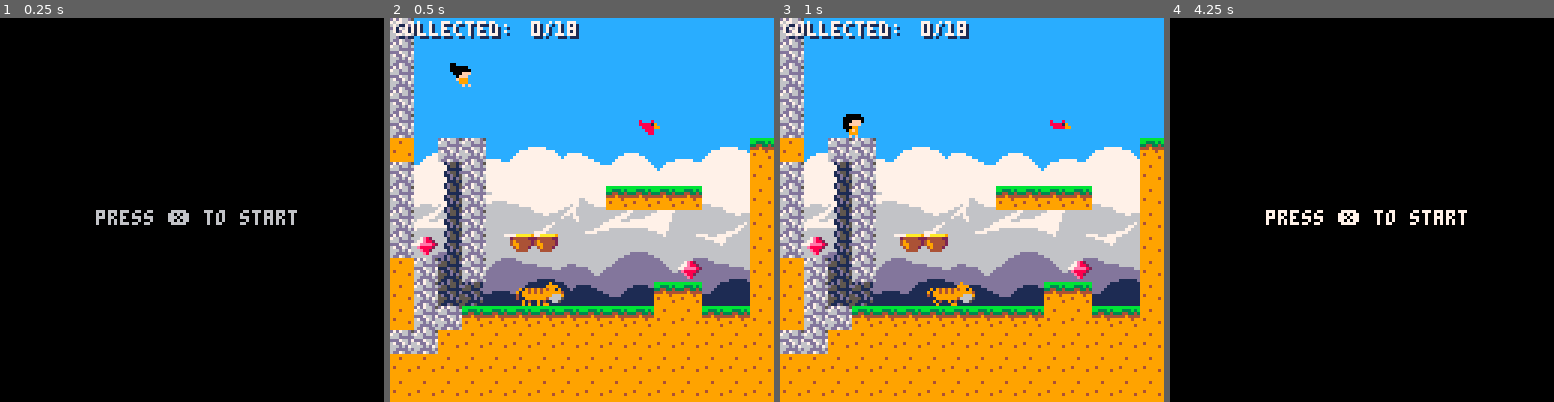
Above: before the commit, frames 1-4 (left to right).
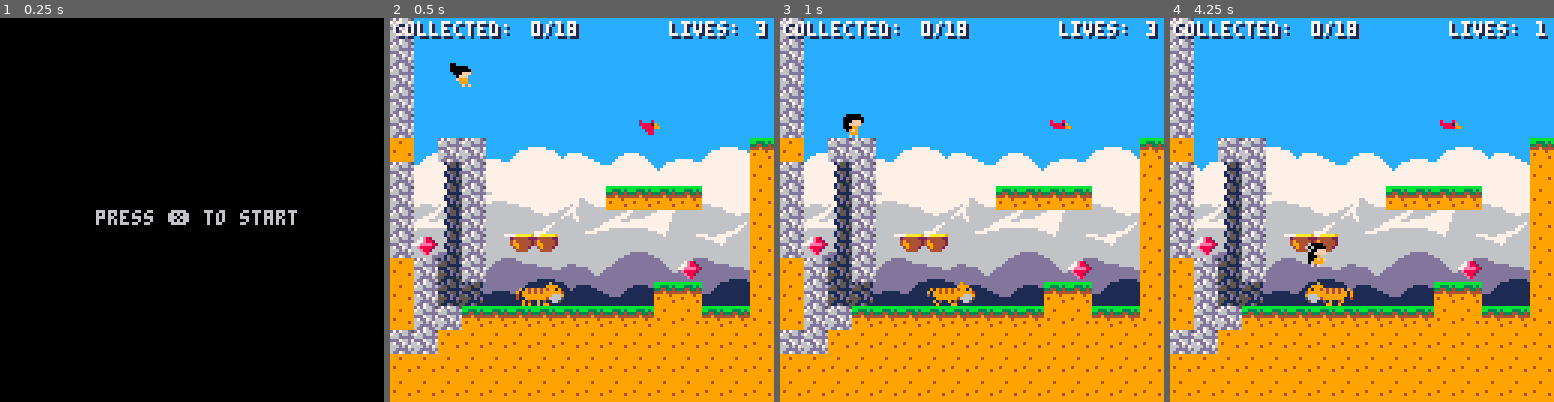
Above: after the commit, the same moments.

Repository: xeelee/pico-platformer
Game: PICO-8 cartridge game.p8
Two runs of this game, one before a commit and one after it. Both use one fixed random seed, a clock stepped at 60 frames per second and the inputs below.
Inputs:
- Up to frame 1 (0.25 s): no input
- Up to frame 2 (0.5 s): tap X (X key) at 0.33 s
- Up to frame 3 (1 s): tap O (Z key) at 0.7 s
- Up to frame 4 (4.25 s): tap X (X key) at 1.07, 1.85, 2.97, 4.08 s; hold Right 1.6-2.1 s; tap O (Z key) every 0.4 s from 1.7 to 4.1 s; hold Up 2.15-2.42 s; hold Right 2.47-3.03 s; hold Left 3.08-3.58 s; hold Down 3.63-3.97 s; hold Right from 4.02 s (still down)

Frame 1 is identical in both runs. In frame 2, 0.6% of the frame differs, in the area x 72-99%, y 0-6%; in frame 3, 0.6%; in frame 4, 100%, in the area x 0-100%, y 0-100%.

Commit message:
Add lives counter functionality to the game

Diff:
--- a/game.p8
+++ b/game.p8
@@ -82,6 +82,37 @@
 	}
 end
 
+function new_lives(player_actor, count, tile_id, anim_length, anim_interval, immune_time)
+	local actor=new_actor(tile_id, player_actor.pos)
+	local anim=new_anim(actor, anim_length, anim_interval)
+	local immune=false
+	local timer=new_timer(immune_time, function(t)
+		immune=false
+		t:reset()
+	end)
+	return {
+		count=count,
+		can_be_hit=function()
+			return not immune
+		end,
+		hit=function(self)
+			self.count-=1
+			immune=true
+		end,
+		update=function(self)
+			if immune then
+				timer:step()
+				anim:step()
+			end
+		end,
+		draw=function(self, view)
+			if immune then
+				actor:draw(view:get_offset())
+			end
+		end
+	}
+end
+
 menu={
 	update=function(self)
 		if btnp(❎) then
@@ -98,10 +129,11 @@
 			local walk=new_anim(player_actor, 6, 4)
 			local fall=new_anim(player_actor, 2, 0.5, 32)
 			local jump=new_anim(player_actor, 2, 0.5, 48)
+			local lives=new_lives(player_actor, 3, 22, 4, 10, 60)
 			game=new_game(
 				new_player(
 					player_movement,
-					function() -- animate
+					function() -- on_update
 						if not player_actor.grounded then
 							if player_actor.falling then
 								fall:step()
@@ -114,8 +146,12 @@
 							walk:reset()
 							walk:step()
 						end
+						lives:update()
 					end,
 					function(obj_data) -- on_collide_obj
+						if not lives:can_be_hit() then
+							return
+						end
 						if obj_data.collectible then
 							sfx(2)
 							obj_data:destroy()
@@ -125,7 +161,19 @@
 							end
 						else
 							sfx(0)
-							stage=game_over()
+							if obj_data.dangerous or lives.count<=1 then
+								lives.count=0
+								stage=game_over()
+							else
+								lives:hit()
+								local d=player_actor.pos.x-obj_data.actor.pos.x
+								if d<0 then
+									player_actor.pos.x-=5
+								else
+									player_actor.pos.x+=5
+								end
+								player_movement:apply_y(-1)
+							end
 						end
 					end,
 					function() -- on_jump
@@ -142,6 +190,9 @@
 				function(view) -- hud
 					pprint("collected:", 1, 1, 1, 7)
 					pprint(#self.player_data.collected.."/"..self.gem_count, 47, 1, 1, 7)
+					pprint("lives:", 93, 1, 1, 7)
+					pprint(lives.count, 122, 1, 1, 7)
+					lives:draw(view)
 				end,
 				{bg=12, player_transparent=3}
 			)
@@ -179,14 +230,14 @@
 00700700000000005666649999999004566664999999900056666499999990040088800000000000050110500051150000e88200008e8200008e8200008e8200
 0000000000000000056600409004090005660040900409000566004090049000008800000000000000d00d00000dd000000e8000000820000008200000082000
 00000000000000000000099090090900000000990000900000000009900900000000000000000000000000000000000000000000000000000000000000000000
-33000003330000033300000333000003330000033300000300000000000000000000000000000000000000000000000000000000000000000000000000000000
-30000000300000003000000030000000300000003000000000000000000000000000000000000000000000000000000000000000000000000000000000000000
-3000fff03000fff03000fff03000fff03000fff03000fff000000000000000000000000000000000000000000000000000000000000000000000000000000000
-300ffff3000ffff3300ffff3300ffff3300ffff3300ffff300000000000000000000000000000000000000000000000000000000000000000000000000000000
-30009933000399330003993300039933000399333000993300000000000000000000000000000000000000000000000000000000000000000000000000000000
-3309f933303f99f30339f93300399f33300999f333099f3300000000000000000000000000000000000000000000000000000000000000000000000000000000
-33399933333999333339993333399933333999333339993300000000000000000000000000000000000000000000000000000000000000000000000000000000
-333f3f333333ff333333f333333f3f33333f3333333ff33300000000000000000000000000000000000000000000000000000000000000000000000000000000
+33000003330000033300000333000003330000033300000300000000000000000600000000000000000000000000000000000000000000000000000000000000
+30000000300000003000000030000000300000003000000000000000060000006060000006000000000000000000000000000000000000000000000000000000
+3000fff03000fff03000fff03000fff03000fff03000fff000000000000000000600000000000000000000000000000000000000000000000000000000000000
+300ffff3000ffff3300ffff3300ffff3300ffff3300ffff300000000000006000000000000000600000000000000000000000000000000000000000000000000
+30009933000399330003993300039933000399333000993300000600000060600000060000006060000000000000000000000000000000000000000000000000
+3309f933303f99f30339f93300399f33300999f333099f3300600000000006000000000000000600000000000000000000000000000000000000000000000000
+33399933333999333339993333399933333999333339993306060000000000000000000000600000000000000000000000000000000000000000000000000000
+333f3f333333ff333333f333333f3f33333f3333333ff33300600000000000000000000000000000000000000000000000000000000000000000000000000000
 00003333003333330000000000000000000000000000000000000000000000000000000000000000000000000000000000000000000000000000000000000000
 00000033000000330000000000000000000000000000000000000000000000000000000000000000000000000000000000000000000000000000000000000000
 30000003000000030000000000000000000000000000000000000000000000000000000000000000000000000000000000000000000000000000000000000000
--- a/platformer.lua
+++ b/platformer.lua
@@ -223,14 +223,14 @@
 			end
 			ticks+=1
 			if ticks%interval==0 then
-				local d=on_timeout()
+				local d=on_timeout(self)
 				if d then
 					num_ticks_wait=d
 				end
 			end
 		end,
 		reset=function(self)
-			on_reset()
+			on_reset(self)
 			ticks=0
 			num_ticks_wait=delay
 		end
